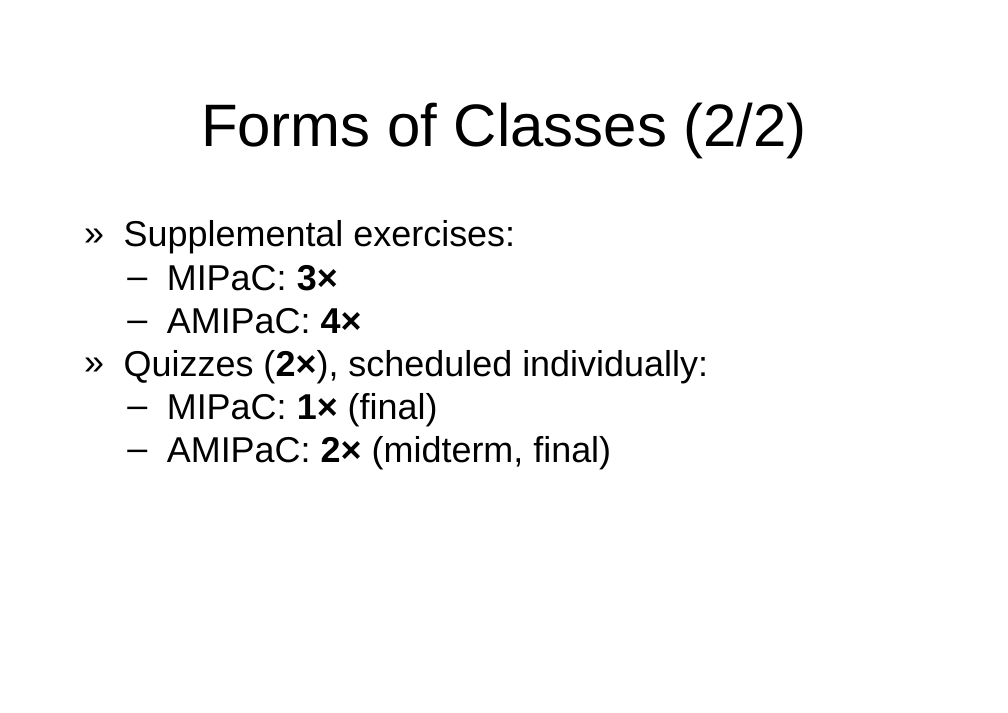
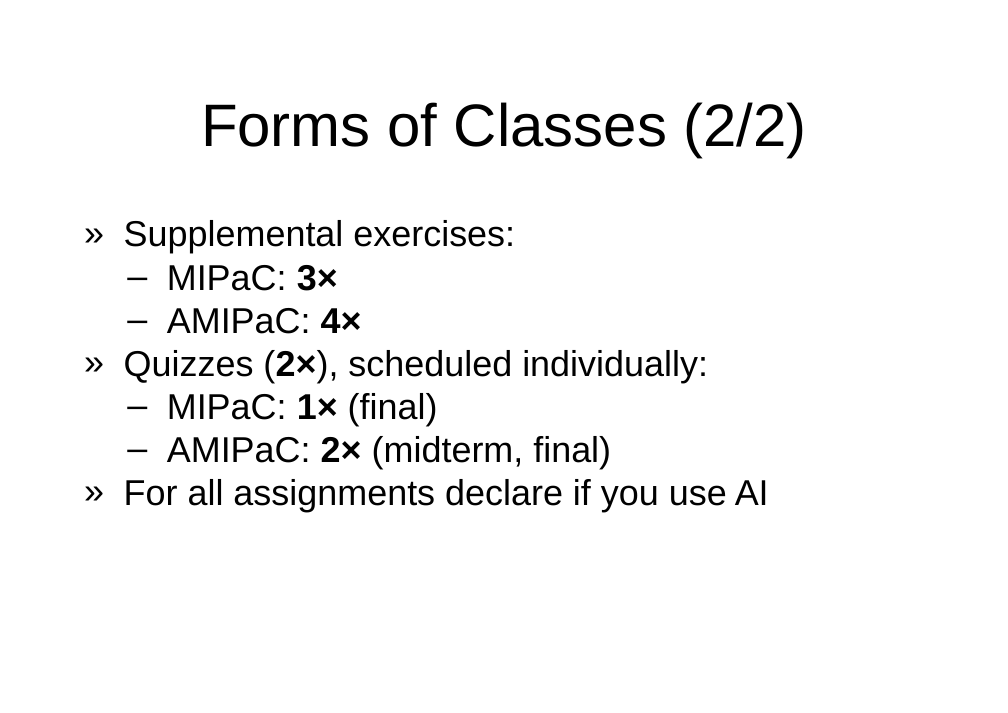
Before and after one commit to miklesz/AMIPaC, a slide deck: slide 8 of (A)MIPaC Introduction.pptx. Drawn at 1008x713 pixels with LibreOffice and Linux fonts; fonts in the diff are those of the drawing; background and template pictures are left out. Boxes give left, top, right and bottom in pixels: in the first picture for what was removed or moved away, otherwise in the second. Text is boxed around its words. In the diff, an @@ line names an element or a change of style, - is before the commit and + after.

```diff
--- a/(A)MIPaC Introduction.pptx
+++ b/(A)MIPaC Introduction.pptx
@@ text at bbox=[124, 479, 769, 512]: paragraph added @@
+» For all assignments declare if you use AI
```
Also in this commit, not shown: 1 other slide changed, 1 slide removed, 7 other files.
